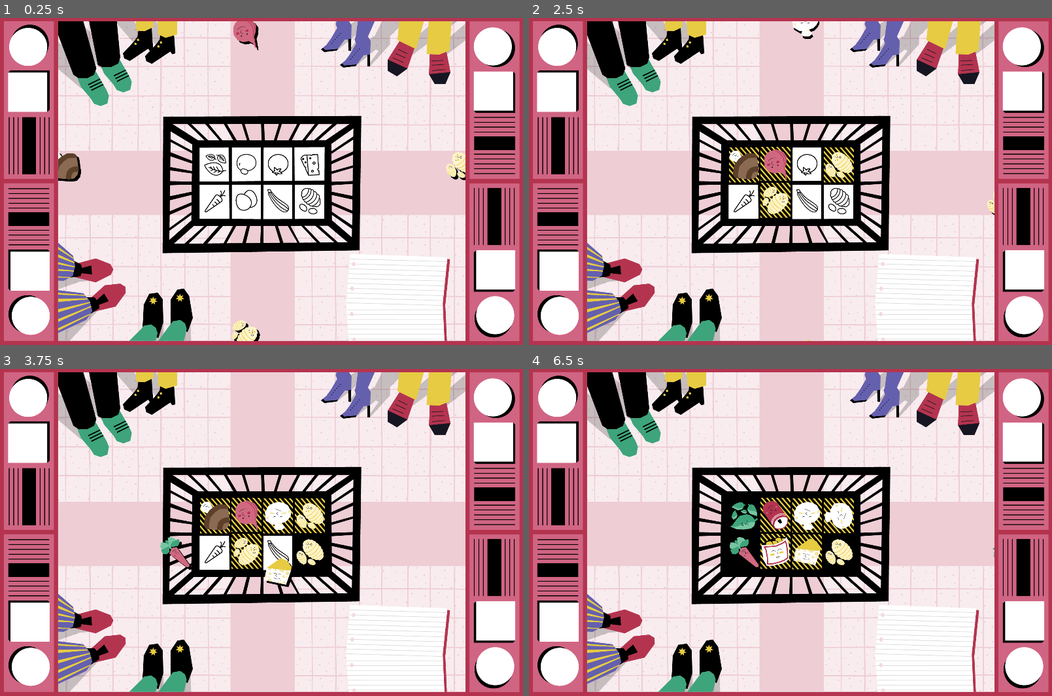
Above: before the commit, frames 1-4 (two rows, left to right).
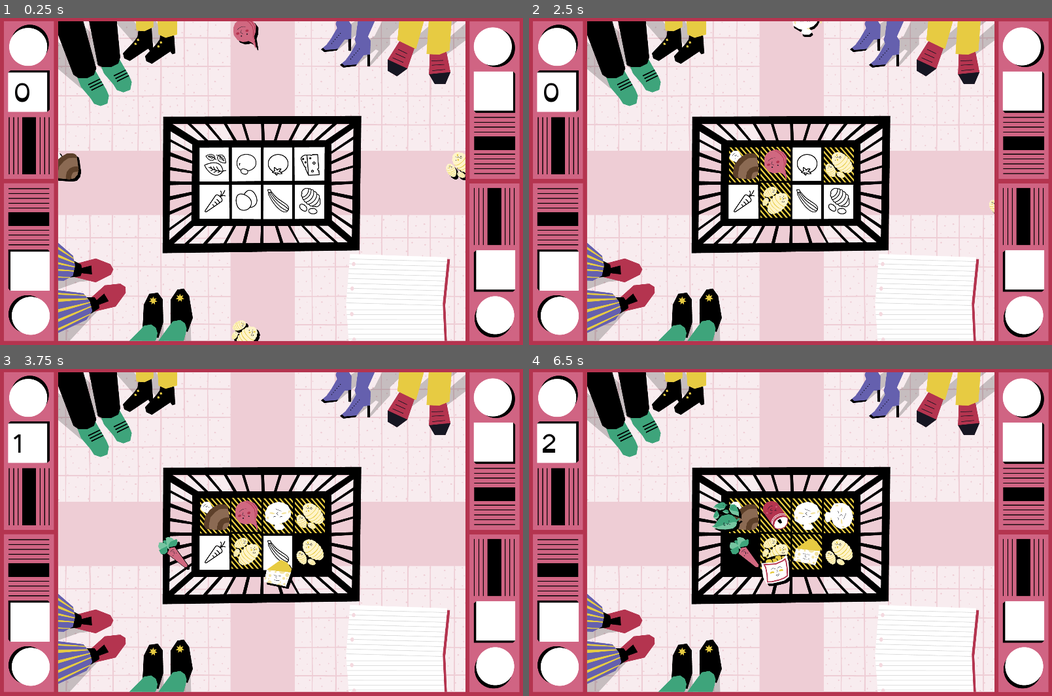
Above: after the commit, the same moments.

Repository: nuco-san/rotary_game
Game: Godot game, scene res://Scenes/Minigioco_1.tscn
The game is run twice, just before and just after one commit, with the same random seed, the same clock (stepped at 60 frames per second) and the same inputs.
Inputs:
- Up to frame 1 (0.25 s): no input
- Up to frame 2 (2.5 s): tap Enter at 2 s
- Up to frame 3 (3.75 s): no input
- Up to frame 4 (6.5 s): no input

The runs differ from the first frame. In frame 1, less than 0.1% of the frame differs, in the area x 2-6%, y 19-26%; in frame 2, 0.2%; in frame 3, 0.4%; in frame 4, 1.4%, in the area x 2-89%, y 19-67%.

Commit message:
inserito animazione

Diff:
--- a/Scenes/FoodTrack.gd
+++ b/Scenes/FoodTrack.gd
@@ -48,15 +48,17 @@
 func _on_destination_area_entered(area):
 	emit_signal("track_empty", track_id)
 	if acceptable_id == area.food_id:
-		$FinishingPoint/FoodBackground.texture = load("res://04_Sprite_EXPORT_ROTARY/Slot_corretto.png")
-		is_filled_correctly = true
-		Global.emit_signal("track_filled", true)
+		if not is_filled_correctly:
+			$FinishingPoint/FoodBackground.texture = load("res://04_Sprite_EXPORT_ROTARY/Slot_corretto.png")
+			is_filled_correctly = true
+			Global.emit_signal("track_filled", true)
 	else:
 		$FinishingPoint/FoodBackground.texture = load("res://04_Sprite_EXPORT_ROTARY/Slot_sbagliato.png")
-		is_filled_correctly = false
-		Global.emit_signal("track_filled", false)
+		if is_filled_correctly:
+			is_filled_correctly = false
+			Global.emit_signal("track_filled", false)
 	$FinishingPoint/ArrivedFoodSprite.texture = load("res://04_Sprite_EXPORT_ROTARY/Sprite_prodotti_senzaombra_EXPORT_ROTARY/" + area.food_id + "_sprite.png")
-	area.destroy()
+	area.destroy_arrive()
 
 
 func _on_food_avoided():
@@ -69,6 +71,9 @@
 		$FinishingPoint/ArrivedFoodSprite.texture = null
 		$FinishingPoint/FoodBackground.texture = null
 		reset_clicks()
+		if is_filled_correctly:
+			is_filled_correctly = false
+			Global.emit_signal("track_filled", false)
 	$ClearButtonTimer.start()
 
 
--- a/Scenes/FoodTrack.tscn
+++ b/Scenes/FoodTrack.tscn
@@ -8,7 +8,7 @@
 extents = Vector2( 28, 29 )
 
 [sub_resource type="RectangleShape2D" id=2]
-extents = Vector2( 60, 70 )
+extents = Vector2( 56, 66 )
 
 [node name="FoodTrack" type="Node2D"]
 script = ExtResource( 1 )
@@ -32,7 +32,7 @@
 [node name="ArrivedFoodSprite" type="Sprite" parent="FinishingPoint"]
 
 [node name="ClearButton" type="TouchScreenButton" parent="FinishingPoint"]
-position = Vector2( -60, -70 )
+position = Vector2( -56, -66 )
 shape = SubResource( 2 )
 
 [node name="Timer" type="Timer" parent="."]
--- /dev/null
+++ b/Scenes/Minigioco_1.gd
@@ -0,0 +1,19 @@
+extends Node2D
+
+export(NodePath) var score_label_path
+onready var score_label : Label = get_node(score_label_path)
+
+
+var score := 0
+
+
+func _ready():
+	Global.connect("track_filled", self, "_on_track_filled")
+
+
+func _on_track_filled(correctly):
+	if correctly:
+		score += 1
+	else:
+		score -= 1
+	score_label.text = str(score)
--- a/Scenes/Minigioco_1.tscn
+++ b/Scenes/Minigioco_1.tscn
@@ -1,10 +1,18 @@
-[gd_scene load_steps=4 format=2]
+[gd_scene load_steps=7 format=2]
 
 [ext_resource path="res://02_Sfondi_EXPORT_ROTARY/Sfondo_1_sopra.png" type="Texture" id=1]
 [ext_resource path="res://02_Sfondi_EXPORT_ROTARY/Sfondo_1_sotto.png" type="Texture" id=2]
 [ext_resource path="res://Scenes/TrackManager.tscn" type="PackedScene" id=3]
+[ext_resource path="res://Scenes/Minigioco_1.gd" type="Script" id=4]
+[ext_resource path="res://00_Font_ROTARY/Inconstant-Base100.ttf" type="DynamicFontData" id=5]
+
+[sub_resource type="DynamicFont" id=1]
+size = 100
+font_data = ExtResource( 5 )
 
 [node name="Minigioco_1" type="Node2D"]
+script = ExtResource( 4 )
+score_label_path = NodePath("UI/Label")
 
 [node name="Sfondo_sotto" type="Sprite" parent="."]
 position = Vector2( 961, 598 )
@@ -84,6 +92,19 @@
 "_edit_lock_": true
 }
 
+[node name="UI" type="Control" parent="."]
+anchor_right = 1.0
+anchor_bottom = 1.0
+
+[node name="Label" type="Label" parent="UI"]
+margin_left = 48.0
+margin_top = 228.0
+margin_right = 88.0
+margin_bottom = 242.0
+custom_colors/font_color = Color( 0, 0, 0, 1 )
+custom_fonts/font = SubResource( 1 )
+text = "0"
+
 [editable path="TrackManagerLeft"]
 [editable path="TrackManagerRight"]
 [editable path="TrackManagerRight/FoodTrack_1"]
--- a/Scenes/MovingFood.gd
+++ b/Scenes/MovingFood.gd
@@ -9,20 +9,29 @@
 	$Shadow.rotation_degrees = rotation
 	$FoodSprite.rotation_degrees = rotation
 
+
 func set_id(id):
 	food_id = id
 	$FoodSprite.texture = load("res://04_Sprite_EXPORT_ROTARY/Sprite_prodotti_senzaombra_EXPORT_ROTARY/" + id + "_sprite.png")
 	$Shadow.texture = load("res://04_Sprite_EXPORT_ROTARY/Sprite_prodotti_ombra_EXPORT_ROTARY/" + id + "_ombra.png")
 
+
 func move(finishing_point : Position2D):
-	var tween = get_tree().create_tween()
-	tween.tween_property(self, "position", finishing_point.position, movement_time)
+	$Tween.interpolate_property(self, "position", self.position, finishing_point.position, movement_time)
+	$Tween.start()
 
 
-func destroy():
+func destroy_tap():
+	$Tween.stop_all()
+	$AnimationPlayer.play("destroy")
+	yield($AnimationPlayer, "animation_finished")
+	queue_free()
+
+
+func destroy_arrive():
 	queue_free()
 
 
 func _on_TouchScreenButton_pressed():
 	emit_signal("food_clicked")
-	destroy()
+	destroy_tap()
--- a/Scenes/MovingFood.tscn
+++ b/Scenes/MovingFood.tscn
@@ -7,6 +7,102 @@
 
 [sub_resource type="RectangleShape2D" id=2]
 extents = Vector2( 55, 55 )
+
+[sub_resource type="Animation" id=3]
+length = 0.001
+tracks/0/type = "bezier"
+tracks/0/path = NodePath("FoodSprite:scale:x")
+tracks/0/interp = 1
+tracks/0/loop_wrap = true
+tracks/0/imported = false
+tracks/0/enabled = true
+tracks/0/keys = {
+"points": PoolRealArray( 1, -0.25, 0, 0.25, 0 ),
+"times": PoolRealArray( 0 )
+}
+tracks/1/type = "bezier"
+tracks/1/path = NodePath("FoodSprite:scale:y")
+tracks/1/interp = 1
+tracks/1/loop_wrap = true
+tracks/1/imported = false
+tracks/1/enabled = true
+tracks/1/keys = {
+"points": PoolRealArray( 1, -0.25, 0, 0.25, 0 ),
+"times": PoolRealArray( 0 )
+}
+tracks/2/type = "value"
+tracks/2/path = NodePath("FoodSprite:modulate")
+tracks/2/interp = 1
+tracks/2/loop_wrap = true
+tracks/2/imported = false
+tracks/2/enabled = true
+tracks/2/keys = {
+"times": PoolRealArray( 0 ),
+"transitions": PoolRealArray( 1 ),
+"update": 0,
+"values": [ Color( 1, 1, 1, 1 ) ]
+}
+tracks/3/type = "value"
+tracks/3/path = NodePath("Shadow:modulate")
+tracks/3/interp = 1
+tracks/3/loop_wrap = true
+tracks/3/imported = false
+tracks/3/enabled = true
+tracks/3/keys = {
+"times": PoolRealArray( 0 ),
+"transitions": PoolRealArray( 1 ),
+"update": 0,
+"values": [ Color( 1, 1, 1, 1 ) ]
+}
+
+[sub_resource type="Animation" id=4]
+resource_name = "destroy"
+length = 0.3
+step = 0.05
+tracks/0/type = "bezier"
+tracks/0/path = NodePath("FoodSprite:scale:x")
+tracks/0/interp = 1
+tracks/0/loop_wrap = true
+tracks/0/imported = false
+tracks/0/enabled = true
+tracks/0/keys = {
+"points": PoolRealArray( 1, -0.25, 0, 0.25, 0, 1.1, -0.25, 0, 0.25, 0, 0.5, -0.25, 0, 0.25, 0 ),
+"times": PoolRealArray( 0, 0.2, 0.3 )
+}
+tracks/1/type = "bezier"
+tracks/1/path = NodePath("FoodSprite:scale:y")
+tracks/1/interp = 1
+tracks/1/loop_wrap = true
+tracks/1/imported = false
+tracks/1/enabled = true
+tracks/1/keys = {
+"points": PoolRealArray( 1, -0.25, 0, 0.25, 0, 1.1, -0.25, 0, 0.25, 0, 0.5, -0.25, 0, 0.25, 0 ),
+"times": PoolRealArray( 0, 0.2, 0.3 )
+}
+tracks/2/type = "value"
+tracks/2/path = NodePath("FoodSprite:modulate")
+tracks/2/interp = 1
+tracks/2/loop_wrap = true
+tracks/2/imported = false
+tracks/2/enabled = true
+tracks/2/keys = {
+"times": PoolRealArray( 0.05, 0.3 ),
+"transitions": PoolRealArray( 1, 1 ),
+"update": 0,
+"values": [ Color( 1, 1, 1, 1 ), Color( 1, 1, 1, 0 ) ]
+}
+tracks/3/type = "value"
+tracks/3/path = NodePath("Shadow:modulate")
+tracks/3/interp = 1
+tracks/3/loop_wrap = true
+tracks/3/imported = false
+tracks/3/enabled = true
+tracks/3/keys = {
+"times": PoolRealArray( 0.05, 0.25 ),
+"transitions": PoolRealArray( 1, 1 ),
+"update": 0,
+"values": [ Color( 1, 1, 1, 1 ), Color( 1, 1, 1, 0 ) ]
+}
 
 [node name="MovingFood" type="Area2D"]
 script = ExtResource( 1 )
@@ -23,4 +119,10 @@
 position = Vector2( -55, -55 )
 shape = SubResource( 2 )
 
+[node name="AnimationPlayer" type="AnimationPlayer" parent="."]
+anims/RESET = SubResource( 3 )
+anims/destroy = SubResource( 4 )
+
+[node name="Tween" type="Tween" parent="."]
+
 [connection signal="pressed" from="TouchScreenButton" to="." method="_on_TouchScreenButton_pressed"]
Binary file removed: 00_Font_ROTARY/Inconstant-Base100.otf
Not shown, removed: 00_Font_ROTARY/Inconstant-Base100.otf.import
Binary file added: 00_Font_ROTARY/Inconstant-Base100.ttf
Not shown, added: Builds/RotaryHTML/index.apple-touch-icon.png.import
Not shown, added: Builds/RotaryHTML/index.icon.png.import
Not shown, added: Builds/RotaryHTML/index.png.import
Not shown: 1 places in Scenes/MovingFood.tscn that only renumber resources
